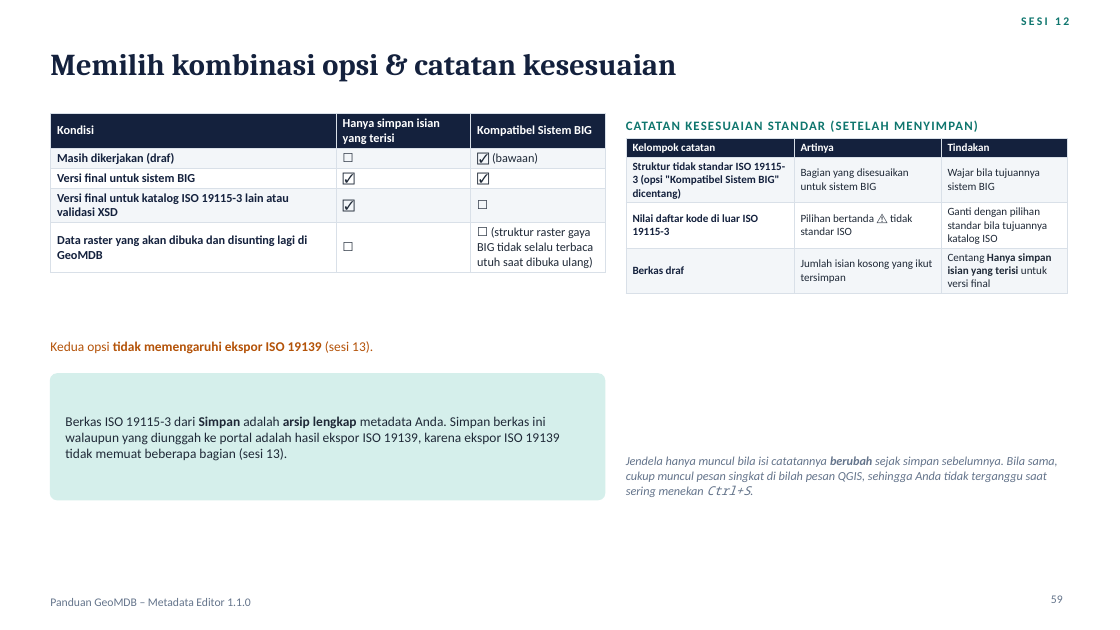
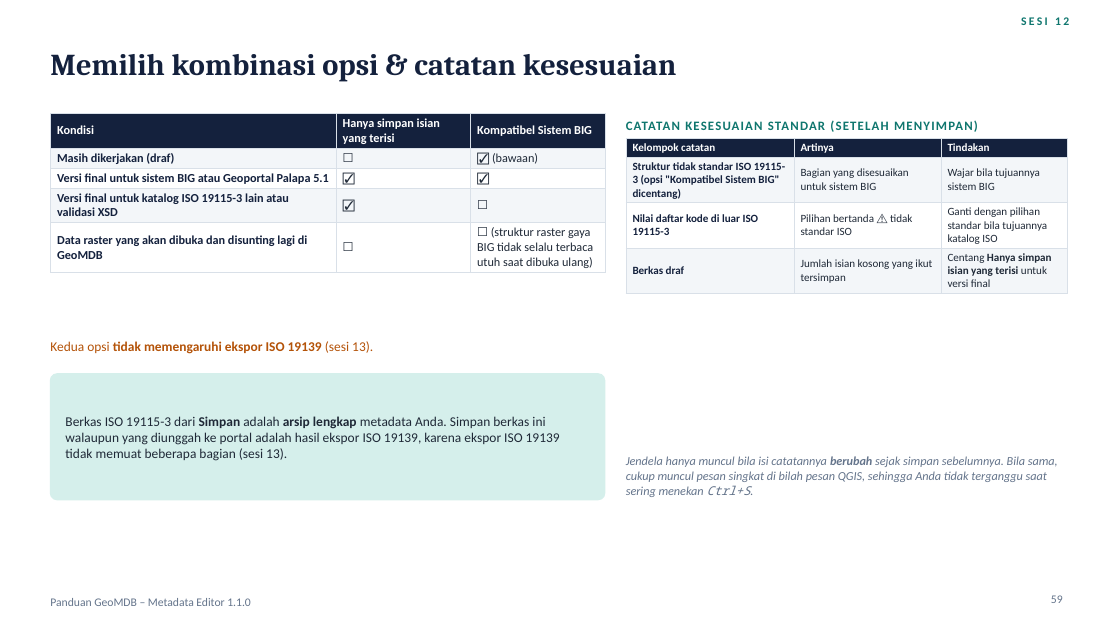
Before and after one commit to wendraalqassam/iso19115_metadata_editor, a slide deck: slide 59 of docs/Panduan-GeoMDB-Metadata-Editor.pptx. Drawn at 1120x630 pixels with LibreOffice and Linux fonts; fonts in the diff are those of the drawing. Boxes give left, top, right and bottom in pixels: in the first picture for what was removed or moved away, otherwise in the second. Text is boxed around its words. In the diff, an @@ line names an element or a change of style, - is before the commit and + after.

Commit message:
Palapa 5.1: ISO 19115-3 only, saved with "Kompatibel Sistem BIG"
Palapa 5.1 does not accept ISO 19139; it takes the ISO 19115-3 file from Save with the
"Kompatibel Sistem BIG" and "Hanya simpan isian yang terisi" options checked. The "Untuk Palapa / CSW"
ISO 19139 export is for Palapa 5.0 (and pycsw/CSW-T). Deck (session 13 Palapa slide, export
conditions, option combinations, case study A, troubleshooting, FAQ, summary) and README updated.

```diff
--- a/docs/Panduan-GeoMDB-Metadata-Editor.pptx
+++ b/docs/Panduan-GeoMDB-Metadata-Editor.pptx
@@ table at <box>50,113,605,272</box> @@
-row 3, column 1: Versi final untuk sistem BIG
+row 3, column 1: Versi final untuk sistem BIG atau Geoportal Palapa 5.1
```
Also in this commit, not shown: 7 other slides changed, 1 other file.
